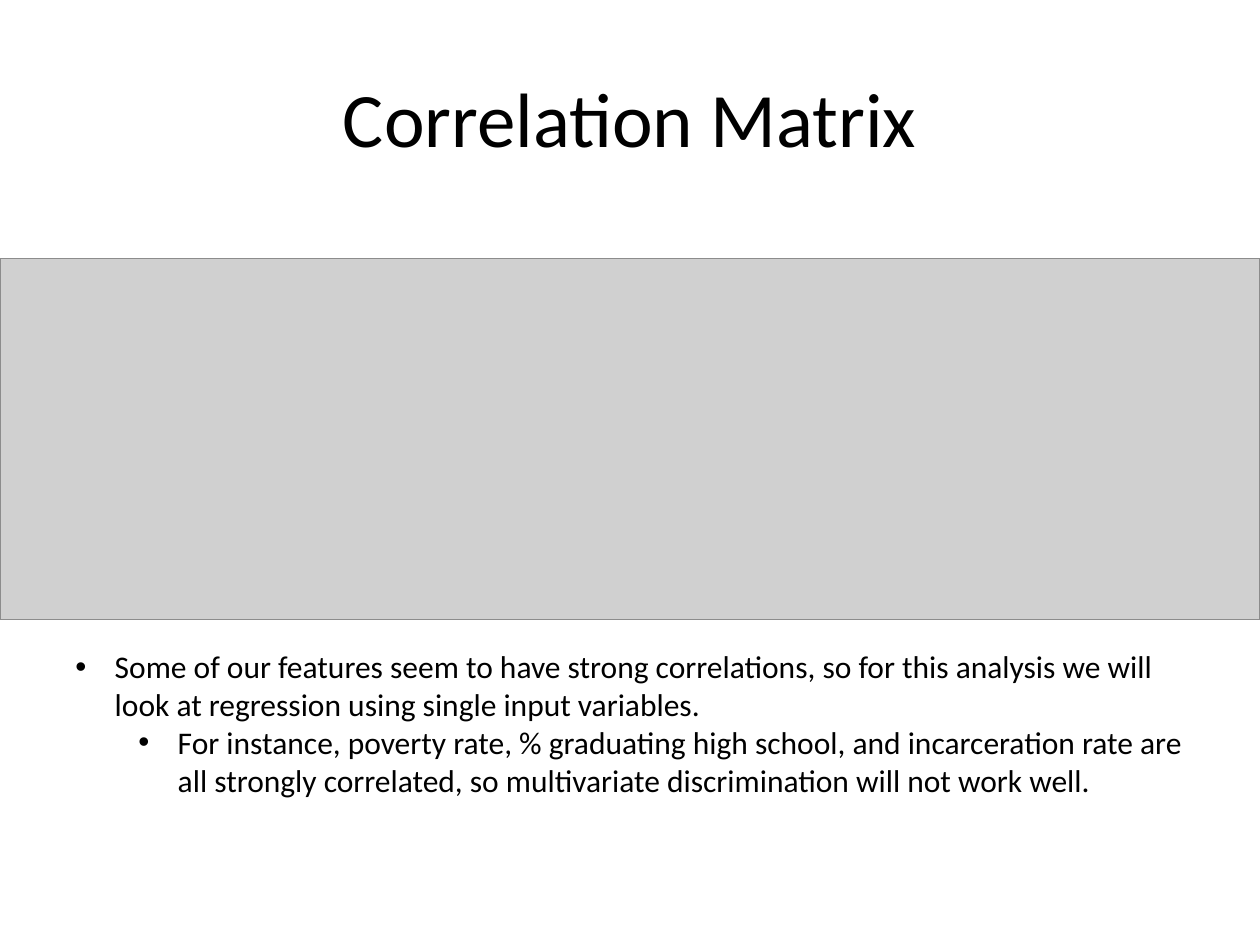
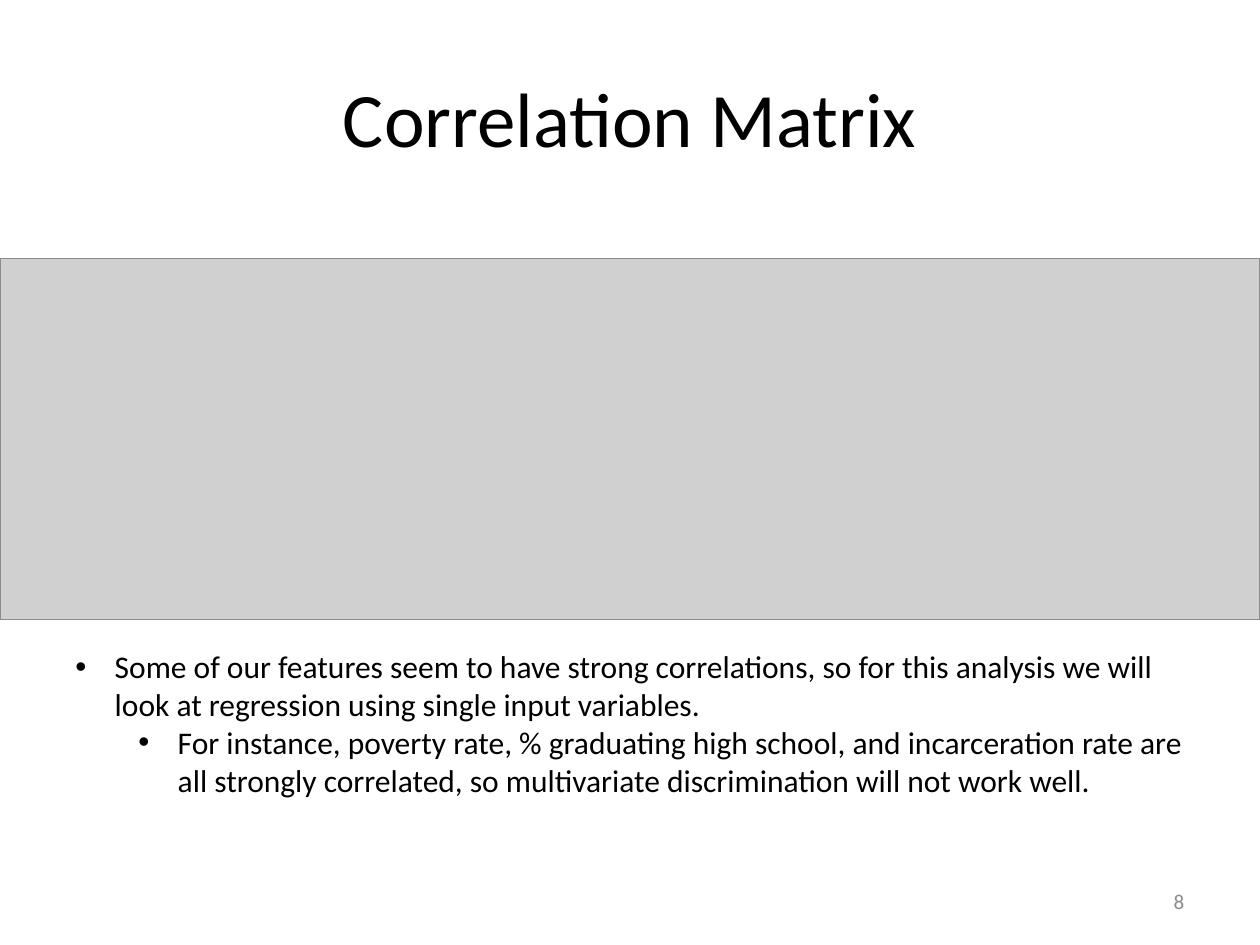
Before and after one commit to JeremyMcCormick/DAT_SF_14, a slide deck: slide 8 of myproject/Murder.pptx. Drawn at 1260x945 pixels with LibreOffice and Linux fonts; fonts in the diff are those of the drawing; grey boxes stand for pictures. Boxes give left, top, right and bottom in pixels: in the first picture for what was removed or moved away, otherwise in the second. Text is boxed around its words. In the diff, an @@ line names an element or a change of style, - is before the commit and + after.

```diff
--- a/myproject/Murder.pptx
+++ b/myproject/Murder.pptx
@@ page number added at (x1=1174, y1=895, x2=1185, y2=909), 12 pt, text #8C8C8C @@
+8
```
Also in this commit, not shown: 12 other slides changed, 15 slides added, 14 slides removed, 4 other files.
